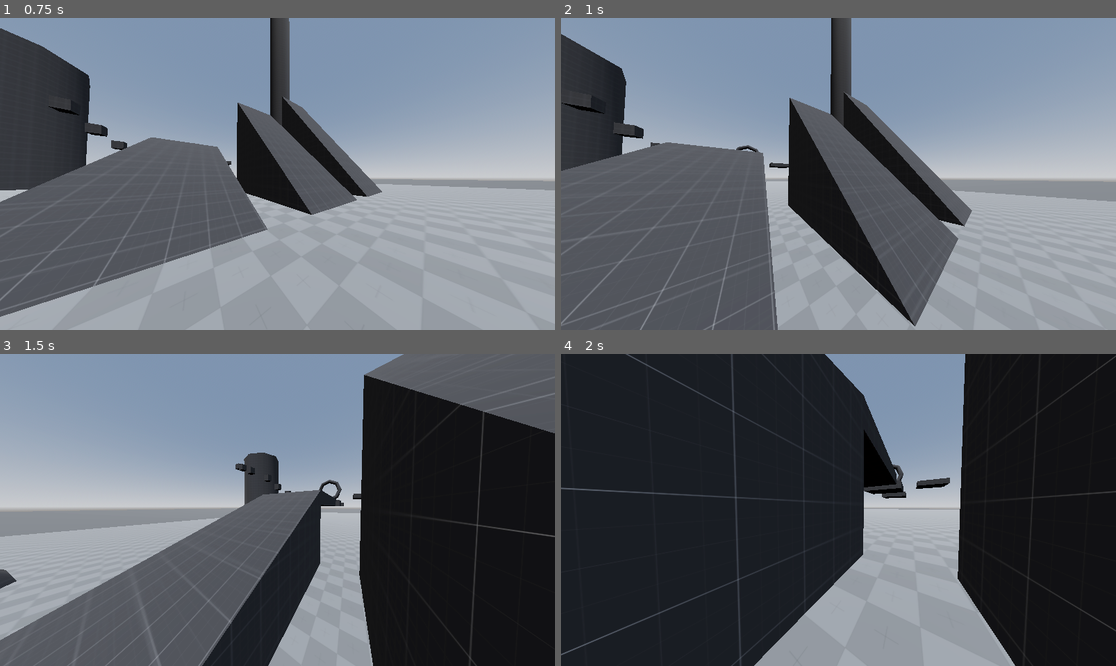
Above: before the commit, frames 1-4 (two rows, left to right).
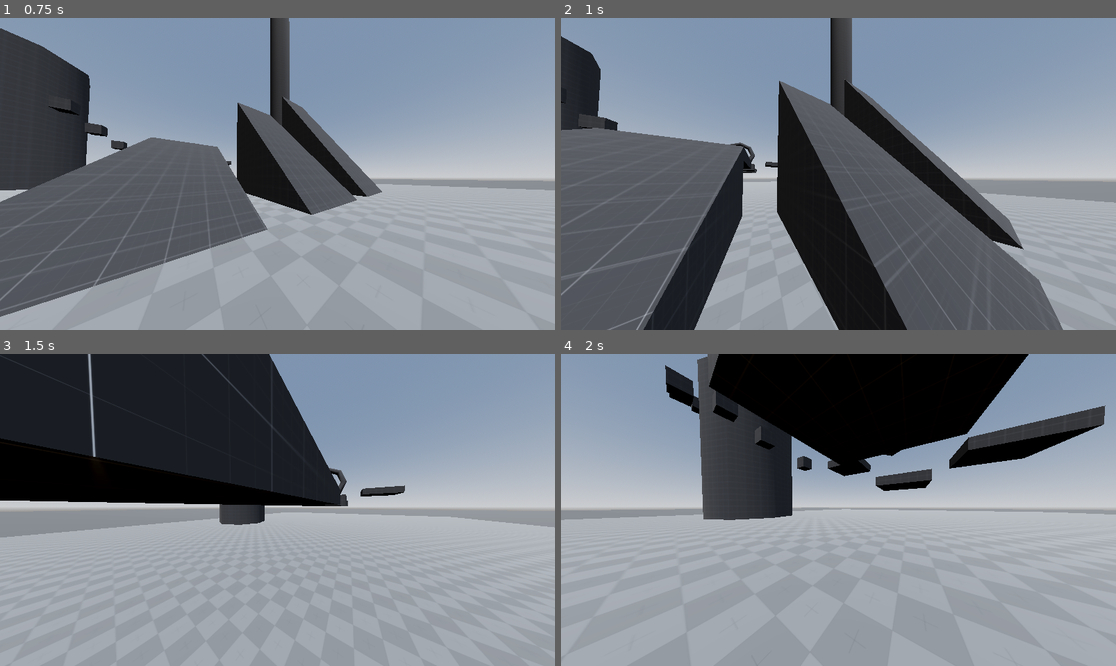
Above: after the commit, the same moments.

Repository: TimurTimergalin/team-dynamics-project-0
Game: Godot game, scene res://scenes/prototype_scene.tscn
Two runs of this game, one before a commit and one after it. Both use one fixed random seed, a clock stepped at 60 frames per second and the inputs below.
Inputs (mouse positions are in pixels of both pictures, inside the frame that each line leads up to):
- Up to frame 1 (0.75 s): move the mouse to (305, 174) at 0.52 s; hold W (main_move_forward) from 0.53 s (still down); tap Ctrl (main_crouch) at 0.6 s
- Up to frame 2 (1 s): keep holding W (main_move_forward); tap Space (main_jump) at 0.77 s
- Up to frame 3 (1.5 s): keep holding W (main_move_forward); move the mouse to (249, 510) at 1.27 s; tap Shift (main_run) at 1.35 s
- Up to frame 4 (2 s): keep holding W (main_move_forward); tap Space (main_jump) at 1.52 s

Frame 1 is identical in both runs. In frame 2, 27% of the frame differs, in the area x 0-100%, y 0-100%; in frame 3, 79%; in frame 4, 78%.

Commit message:
Применил форматер

Diff:
--- a/resources/player/movement.tres
+++ b/resources/player/movement.tres
@@ -6,7 +6,7 @@
 script = ExtResource("1_tlj7n")
 walking_max_velocity = 10.0
 base_decceleration = 100.0
-jumping_max_velocity = 5.0
+jumping_max_velocity = 20.0
 jumping_acceleration = 100.0
 jumping_initial_velocity = 7.0
 jumping_max_control_retention = 5.0
--- a/scripts/logic/camera/camera_controller_logic.gd
+++ b/scripts/logic/camera/camera_controller_logic.gd
@@ -6,31 +6,36 @@
 @export var cam_res: CameraControllerResource
 @export var camera_player: AnimationPlayer
 
-const CAMERA_CROUCH :=  "camera_crouch"
+const CAMERA_CROUCH := "camera_crouch"
+
 
 func _ready() -> void:
-	camera.fov = cam_res.fov
-	Input.set_mouse_mode(Input.MOUSE_MODE_CAPTURED)
-	#var crouch_anim = camera_player.get_animation(CAMERA_CROUCH)
-	#crouch_anim.track_set_key_value(0, 1, Vector3(0, -2, 0))
+    camera.fov = cam_res.fov
+    Input.set_mouse_mode(Input.MOUSE_MODE_CAPTURED)
+
 
 func _unhandled_input(_event: InputEvent) -> void:
-	if _event is InputEventMouseMotion:
-		camera_holder.rotate_y(-_event.relative.x * cam_res.sens)
-		camera.rotate_x(-_event.relative.y * cam_res.sens)
-		camera.rotation.x = clamp(camera.rotation.x, deg_to_rad(-cam_res.down_look_limit), deg_to_rad(cam_res.up_look_limit))
+    if _event is InputEventMouseMotion:
+        camera_holder.rotate_y(-_event.relative.x * cam_res.sens)
+        camera.rotate_x(-_event.relative.y * cam_res.sens)
+        camera.rotation.x = clamp(
+            camera.rotation.x,
+            deg_to_rad(-cam_res.down_look_limit),
+            deg_to_rad(cam_res.up_look_limit)
+        )
+
 
 func _on_state_changed(from_state, to_state) -> void:
-	#camera_player
-	if to_state is CrouchingState:
-		if camera_player.current_animation == CAMERA_CROUCH:
-			camera_player.speed_scale *= -1
-		else:
-			camera_player.speed_scale = 1
-			camera_player.play(CAMERA_CROUCH)
-	elif from_state is CrouchingState:
-		if camera_player.current_animation == CAMERA_CROUCH:
-			camera_player.speed_scale *= -1
-		else:
-			camera_player.speed_scale = 1
-			camera_player.play_backwards(CAMERA_CROUCH)
+    #camera_player
+    if to_state is CrouchingState:
+        if camera_player.current_animation == CAMERA_CROUCH:
+            camera_player.speed_scale *= -1
+        else:
+            camera_player.speed_scale = 1
+            camera_player.play(CAMERA_CROUCH)
+    elif from_state is CrouchingState:
+        if camera_player.current_animation == CAMERA_CROUCH:
+            camera_player.speed_scale *= -1
+        else:
+            camera_player.speed_scale = 1
+            camera_player.play_backwards(CAMERA_CROUCH)
--- a/scripts/logic/movement/character_body_move_and_slide_logic.gd
+++ b/scripts/logic/movement/character_body_move_and_slide_logic.gd
@@ -6,6 +6,7 @@
 
 signal after_move
 
+
 func _physics_process(_delta: float) -> void:
     var old_velocity := body.velocity
     var slided = body.move_and_slide()
--- a/scripts/logic/movement/gravity_logic.gd
+++ b/scripts/logic/movement/gravity_logic.gd
@@ -7,9 +7,9 @@
 
 
 func _physics_process(delta: float) -> void:
-	gravity_store.gravity = (
-		gravity_store.free_fall_decceleration
-		if target.velocity.y > 0
-		else gravity_store.free_fall_acceleration
-	)
-	target.velocity.y += gravity_store.gravity * delta
+    gravity_store.gravity = (
+        gravity_store.free_fall_decceleration
+        if target.velocity.y > 0
+        else gravity_store.free_fall_acceleration
+    )
+    target.velocity.y += gravity_store.gravity * delta
--- a/scripts/logic/movement/lib/horizontal_movement.gd
+++ b/scripts/logic/movement/lib/horizontal_movement.gd
@@ -1,84 +1,89 @@
 class_name HorizontalMovementLib
+
 
 ## Расчитывает изменение скорости тела в зависимости от напрвления, заданного управляющей машиной
 ## Применяется замедление: при отсутствии ввода скорость уменьшается, при изменении скорости в противоположном направлении
 ## используется значение ускорения decceleration
 static func move_with_decceleration(
-	target: CharacterBody3D,
-	horizontal_movement_store: HorizontalMovementStore,
-	delta: float
+    target: CharacterBody3D, horizontal_movement_store: HorizontalMovementStore, delta: float
 ):
-	var real_velocity = horizontal_movement_store.currently_applied_movement
-	var target_velocity = horizontal_movement_store.direction * horizontal_movement_store.max_velocity
-	var velocity_difference = target_velocity - real_velocity
-	var d_velocity_direction = velocity_difference.normalized()
+    var real_velocity = horizontal_movement_store.currently_applied_movement
+    var target_velocity = (
+        horizontal_movement_store.direction * horizontal_movement_store.max_velocity
+    )
+    var velocity_difference = target_velocity - real_velocity
+    var d_velocity_direction = velocity_difference.normalized()
 
-	# Скорость изменится по направлению d_velocity_direction,
-	# значит локально скорость имеет вид velocity = real_velocity + t * d_velocity_direction.
-	# Производная |velocity| по t в точке t = 0 равна 2 * (real_velocity.x * d_velocity_direction.x + real_velocity.y * d_velocity_direction.y)
-	var derivative = real_velocity.x * d_velocity_direction.x + real_velocity.y * d_velocity_direction.y
+    # Скорость изменится по направлению d_velocity_direction,
+    # значит локально скорость имеет вид velocity = real_velocity + t * d_velocity_direction.
+    # Производная |velocity| по t в точке t = 0 равна 2 * (real_velocity.x * d_velocity_direction.x + real_velocity.y * d_velocity_direction.y)
+    var derivative = (
+        real_velocity.x * d_velocity_direction.x + real_velocity.y * d_velocity_direction.y
+    )
 
-	var a = (
-		horizontal_movement_store.acceleration
-		if derivative >= 0
-		else horizontal_movement_store.decceleration
-	)
+    var a = (
+        horizontal_movement_store.acceleration
+        if derivative >= 0
+        else horizontal_movement_store.decceleration
+    )
 
-	var d_velocity = (d_velocity_direction * a * delta).limit_length(velocity_difference.length())
-	var new_velocity = Vector2(real_velocity.x + d_velocity.x, real_velocity.y + d_velocity.y).limit_length(max(horizontal_movement_store.max_velocity, real_velocity.length()))
+    var d_velocity = (d_velocity_direction * a * delta).limit_length(velocity_difference.length())
+    var new_velocity = (
+        Vector2(real_velocity.x + d_velocity.x, real_velocity.y + d_velocity.y)
+        . limit_length(max(horizontal_movement_store.max_velocity, real_velocity.length()))
+    )
 
-	target.velocity.x += new_velocity.x - real_velocity.x
-	target.velocity.z += new_velocity.y - real_velocity.y
-	horizontal_movement_store.currently_applied_movement = new_velocity
+    target.velocity.x += new_velocity.x - real_velocity.x
+    target.velocity.z += new_velocity.y - real_velocity.y
+    horizontal_movement_store.currently_applied_movement = new_velocity
+
 
 ## Расчитывает изменение скорости тела в зависимости от напрвления, заданного управляющей машиной
 ## Замедление не применяется: при отсутствии ввода горизонтальная скорость не меняется, ускорение одинаковое во всех направлениях
 static func move_without_decceleration(
-	target: CharacterBody3D,
-	horizontal_movement_store: HorizontalMovementStore,
-	delta: float
+    target: CharacterBody3D, horizontal_movement_store: HorizontalMovementStore, delta: float
 ):
-	if not horizontal_movement_store.direction:
-		return
+    if not horizontal_movement_store.direction:
+        return
 
-	var real_velocity = horizontal_movement_store.currently_applied_movement
-	var d_velocity_direction = horizontal_movement_store.direction
+    var real_velocity = horizontal_movement_store.currently_applied_movement
+    var d_velocity_direction = horizontal_movement_store.direction
 
-	var a = horizontal_movement_store.acceleration
-	var d_velocity = d_velocity_direction * a * delta
-	var new_velocity = Vector2(real_velocity.x + d_velocity.x, real_velocity.y + d_velocity.y).limit_length(max(horizontal_movement_store.max_velocity, real_velocity.length()))
+    var a = horizontal_movement_store.acceleration
+    var d_velocity = d_velocity_direction * a * delta
+    var new_velocity = (
+        Vector2(real_velocity.x + d_velocity.x, real_velocity.y + d_velocity.y)
+        . limit_length(max(horizontal_movement_store.max_velocity, real_velocity.length()))
+    )
 
-	target.velocity.x += new_velocity.x - real_velocity.x
-	target.velocity.z += new_velocity.y - real_velocity.y
-	horizontal_movement_store.currently_applied_movement = new_velocity
+    target.velocity.x += new_velocity.x - real_velocity.x
+    target.velocity.z += new_velocity.y - real_velocity.y
+    horizontal_movement_store.currently_applied_movement = new_velocity
+
 
 ## Обновляет компоненту currently_applied_movement при столкновении
 static func handle_slided(
-	horizontal_movement_store: HorizontalMovementStore,
-	old_velocity_3d: Vector3,
-	new_velocity_3d: Vector3,
+    horizontal_movement_store: HorizontalMovementStore,
+    old_velocity_3d: Vector3,
+    new_velocity_3d: Vector3,
 ):
-	var old_velocity := Vector2(old_velocity_3d.x, old_velocity_3d.z)
-	var new_velocity := Vector2(new_velocity_3d.x, new_velocity_3d.z)
-	if new_velocity.is_zero_approx():
-		horizontal_movement_store.currently_applied_movement = Vector2(0, 0)
-		return
+    var old_velocity := Vector2(old_velocity_3d.x, old_velocity_3d.z)
+    var new_velocity := Vector2(new_velocity_3d.x, new_velocity_3d.z)
+    if new_velocity.is_zero_approx():
+        horizontal_movement_store.currently_applied_movement = Vector2(0, 0)
+        return
 
-	if new_velocity.is_equal_approx(old_velocity):
-		return
+    if new_velocity.is_equal_approx(old_velocity):
+        return
 
-	# Идея в том, что если весь вектор скорости был повернут и сжат,
-	# то и компонента currently_applied_movement была изменена так же
+    # Идея в том, что если весь вектор скорости был повернут и сжат,
+    # то и компонента currently_applied_movement была изменена так же
 
-	var rotation := (
-		0.0  # Тождественный поворот
-		if old_velocity.is_zero_approx()
-		else old_velocity.angle_to(new_velocity)
-	)
-	var scale := (
-		1.0
-		if old_velocity.is_zero_approx()
-		else new_velocity.length() / old_velocity.length()
-	)
-	# Вычисляем проекцию получившегося вектора на горизонтальную плоскость
-	horizontal_movement_store.currently_applied_movement = scale * horizontal_movement_store.currently_applied_movement.rotated(rotation)
+    var rotation := 0.0 if old_velocity.is_zero_approx() else old_velocity.angle_to(new_velocity)  # Тождественный поворот
+    var scale := (
+        1.0 if old_velocity.is_zero_approx() else new_velocity.length() / old_velocity.length()
+    )
+    # Вычисляем проекцию получившегося вектора на горизонтальную плоскость
+    horizontal_movement_store.currently_applied_movement = (
+        scale * horizontal_movement_store.currently_applied_movement.rotated(rotation)
+    )
--- a/scripts/logic/movement/player_movement_state_machine/base_player_movement_state.gd
+++ b/scripts/logic/movement/player_movement_state_machine/base_player_movement_state.gd
@@ -7,17 +7,37 @@
 @export var player_camera: Camera3D
 @export var player_movement_resource: PlayerMovementResource
 
+
 func get_player_movement_direction() -> Vector2:
-	var input_direction = Input.get_vector(MainActions.move_left, MainActions.move_right, MainActions.move_forward, MainActions.move_backwards).normalized()
+    var input_direction = (
+        Input
+        . get_vector(
+            MainActions.move_left,
+            MainActions.move_right,
+            MainActions.move_forward,
+            MainActions.move_backwards
+        )
+        . normalized()
+    )
 
-	var vector3_direction = (player_camera.global_basis * Vector3(input_direction.x, 0.0, input_direction.y))
-	return Vector2(vector3_direction.x, vector3_direction.z).normalized()
+    var vector3_direction = (
+        player_camera.global_basis * Vector3(input_direction.x, 0.0, input_direction.y)
+    )
+    return Vector2(vector3_direction.x, vector3_direction.z).normalized()
+
 
 func apply_jump():
-	player.velocity.y += player_movement_resource.jumping_initial_velocity
-	horizontal_movement_store.currently_applied_movement = horizontal_movement_store.currently_applied_movement.limit_length(player_movement_resource.jumping_max_control_retention)
+    player.velocity.y += player_movement_resource.jumping_initial_velocity
+    horizontal_movement_store.currently_applied_movement = (
+        horizontal_movement_store
+        . currently_applied_movement
+        . limit_length(player_movement_resource.jumping_max_control_retention)
+    )
 
-func after_move(old_velocity: Vector3, new_velocity: Vector3, slided: bool) -> BasePlayerMovementState:
-	if slided:
-		HorizontalMovementLib.handle_slided(horizontal_movement_store, old_velocity, new_velocity)
-	return self
+
+func after_move(
+    old_velocity: Vector3, new_velocity: Vector3, slided: bool
+) -> BasePlayerMovementState:
+    if slided:
+        HorizontalMovementLib.handle_slided(horizontal_movement_store, old_velocity, new_velocity)
+    return self
--- a/scripts/logic/movement/player_movement_state_machine/crouching_state.gd
+++ b/scripts/logic/movement/player_movement_state_machine/crouching_state.gd
@@ -5,10 +5,12 @@
 @export var idle_state: BasePlayerMovementState
 @export var jumping_state: BasePlayerMovementState
 
+
 func enter() -> void:
     horizontal_movement_store.decceleration = player_movement_resource.base_decceleration
     horizontal_movement_store.acceleration = player_movement_resource.crouching_acceleration
     horizontal_movement_store.max_velocity = player_movement_resource.crouching_max_velocity
+
 
 func physics_process(delta: float) -> State:
     var direction = get_player_movement_direction()
--- a/scripts/logic/movement/player_movement_state_machine/idle_state.gd
+++ b/scripts/logic/movement/player_movement_state_machine/idle_state.gd
@@ -5,21 +5,23 @@
 @export var crouching_state: BasePlayerMovementState
 @export var jumping_state: BasePlayerMovementState
 
+
 func enter() -> void:
-	horizontal_movement_store.decceleration = player_movement_resource.base_decceleration
+    horizontal_movement_store.decceleration = player_movement_resource.base_decceleration
+
 
 func physics_process(delta: float) -> State:
-	var direction = get_player_movement_direction()
-	horizontal_movement_store.direction = direction
-	HorizontalMovementLib.move_with_decceleration(player, horizontal_movement_store, delta)
+    var direction = get_player_movement_direction()
+    horizontal_movement_store.direction = direction
+    HorizontalMovementLib.move_with_decceleration(player, horizontal_movement_store, delta)
 
-	if Input.is_action_just_pressed(MainActions.jump):
-		apply_jump()
-		return jumping_state
-	if Input.is_action_pressed(MainActions.crouch):
-		return crouching_state
+    if Input.is_action_just_pressed(MainActions.jump):
+        apply_jump()
+        return jumping_state
+    if Input.is_action_pressed(MainActions.crouch):
+        return crouching_state
 
-	if direction:
-		return walking_state
+    if direction:
+        return walking_state
 
-	return self
+    return self
--- a/scripts/logic/movement/player_movement_state_machine/jumping_state.gd
+++ b/scripts/logic/movement/player_movement_state_machine/jumping_state.gd
@@ -4,9 +4,11 @@
 @export var walking_state: BasePlayerMovementState
 @export var idle_state: BasePlayerMovementState
 
+
 func enter() -> void:
     horizontal_movement_store.acceleration = player_movement_resource.jumping_acceleration
     horizontal_movement_store.max_velocity = player_movement_resource.jumping_max_velocity
+
 
 func physics_process(delta: float) -> State:
     var direction = get_player_movement_direction()
@@ -14,12 +16,17 @@
     HorizontalMovementLib.move_without_decceleration(player, horizontal_movement_store, delta)
     return self
 
-func after_move(_old_velocity: Vector3, _new_velocity: Vector3, _slided: bool) -> BasePlayerMovementState:
+
+func after_move(
+    _old_velocity: Vector3, _new_velocity: Vector3, _slided: bool
+) -> BasePlayerMovementState:
     super.after_move(_old_velocity, _new_velocity, _slided)
     if not player.is_on_floor():
         return self
 
-    horizontal_movement_store.currently_applied_movement = Vector2(player.velocity.x, player.velocity.z)
+    horizontal_movement_store.currently_applied_movement = Vector2(
+        player.velocity.x, player.velocity.z
+    )
     if Input.is_action_pressed(MainActions.crouch):
         return crouching_state
 
--- a/scripts/logic/movement/player_movement_state_machine/player_movement_state_machine.gd
+++ b/scripts/logic/movement/player_movement_state_machine/player_movement_state_machine.gd
@@ -2,9 +2,11 @@
 
 @export var move_and_slide_logic: CharacterBodyMoveAndSlideLogic
 
+
 func _ready() -> void:
-	move_and_slide_logic.after_move.connect(after_move)
+    move_and_slide_logic.after_move.connect(after_move)
+
 
 func after_move(old_velocity, new_velocity, slided) -> void:
-	var new_state = cur_state.after_move(old_velocity, new_velocity, slided)
-	swap_state(new_state)
+    var new_state = cur_state.after_move(old_velocity, new_velocity, slided)
+    swap_state(new_state)
--- a/scripts/logic/movement/player_movement_state_machine/walking_state.gd
+++ b/scripts/logic/movement/player_movement_state_machine/walking_state.gd
@@ -5,10 +5,12 @@
 @export var crouching_state: BasePlayerMovementState
 @export var jumping_state: BasePlayerMovementState
 
+
 func enter() -> void:
     horizontal_movement_store.decceleration = player_movement_resource.base_decceleration
     horizontal_movement_store.acceleration = player_movement_resource.walking_acceleration
     horizontal_movement_store.max_velocity = player_movement_resource.walking_max_velocity
+
 
 func physics_process(delta: float) -> State:
     var direction = get_player_movement_direction()
--- a/scripts/logic/state_machine/state.gd
+++ b/scripts/logic/state_machine/state.gd
@@ -2,14 +2,18 @@
 
 class_name State
 
+
 func enter() -> void:
-	pass
+    pass
+
 
 func process(_delta: float) -> State:
-	return self
+    return self
+
 
 func physics_process(_delta: float) -> State:
-	return self
+    return self
+
 
 func exit() -> void:
-	pass
+    pass
--- a/scripts/logic/state_machine/state_machine.gd
+++ b/scripts/logic/state_machine/state_machine.gd
@@ -6,22 +6,26 @@
 
 signal state_changed
 
+
 func swap_state(new_state: State):
-	if new_state == cur_state:
-		return
-	state_changed.emit(cur_state, new_state)
-	cur_state.exit()
-	new_state.enter()
-	cur_state = new_state
+    if new_state == cur_state:
+        return
+    state_changed.emit(cur_state, new_state)
+    cur_state.exit()
+    new_state.enter()
+    cur_state = new_state
+
 
 func _ready() -> void:
-	assert(cur_state != null)
-	cur_state.enter()
+    assert(cur_state != null)
+    cur_state.enter()
+
 
 func _process(delta):
-	var new_state = cur_state.process(delta)
-	swap_state(new_state)
+    var new_state = cur_state.process(delta)
+    swap_state(new_state)
+
 
 func _physics_process(delta):
-	var new_state = cur_state.physics_process(delta)
-	swap_state(new_state)
+    var new_state = cur_state.physics_process(delta)
+    swap_state(new_state)
--- a/scripts/logic/state_machine/state_machine_logger.gd
+++ b/scripts/logic/state_machine/state_machine_logger.gd
@@ -5,5 +5,8 @@
 @export var state_machine: StateMachine
 @export var machine_name: String = "Anonymous State Machine"
 
+
 func _ready() -> void:
-	state_machine.state_changed.connect(func(from, to): print(machine_name, " changed its state from ", from, " to ", to))
+    state_machine.state_changed.connect(
+        func(from, to): print(machine_name, " changed its state from ", from, " to ", to)
+    )
--- a/scripts/resources/player/camera_controller_resource.gd
+++ b/scripts/resources/player/camera_controller_resource.gd
@@ -2,6 +2,6 @@
 extends Resource
 
 @export var sens: float = 0.01
-@export var down_look_limit: float = 89 # в градусах
-@export var up_look_limit: float = 89 # в градусах
-@export var fov: float = 110 # в градусах
+@export var down_look_limit: float = 89  # в градусах
+@export var up_look_limit: float = 89  # в градусах
+@export var fov: float = 110  # в градусах
--- a/scripts/resources/player/movement.gd
+++ b/scripts/resources/player/movement.gd
@@ -10,7 +10,7 @@
 @export var jumping_max_velocity: float = 10
 @export var jumping_acceleration: float = 10
 @export var jumping_initial_velocity: float = 80
-@export var jumping_max_control_retention: float = 20 # Должно быть не меньше, чем jumping_max_velocity
+@export var jumping_max_control_retention: float = 20  # Должно быть не меньше, чем jumping_max_velocity
 
 @export var free_fall_acceleration: float = -15
 @export var free_fall_decceleration: float = -9.8
--- a/scripts/stores/movement/gravity_store.gd
+++ b/scripts/stores/movement/gravity_store.gd
@@ -8,7 +8,8 @@
 var free_fall_acceleration: float
 var free_fall_decceleration: float
 
+
 func _ready() -> void:
-	free_fall_acceleration = resource.free_fall_acceleration
-	free_fall_decceleration = resource.free_fall_decceleration
-	gravity = free_fall_acceleration
+    free_fall_acceleration = resource.free_fall_acceleration
+    free_fall_decceleration = resource.free_fall_decceleration
+    gravity = free_fall_acceleration
Not shown, added: requirements.txt
Not shown, added: format.bat
